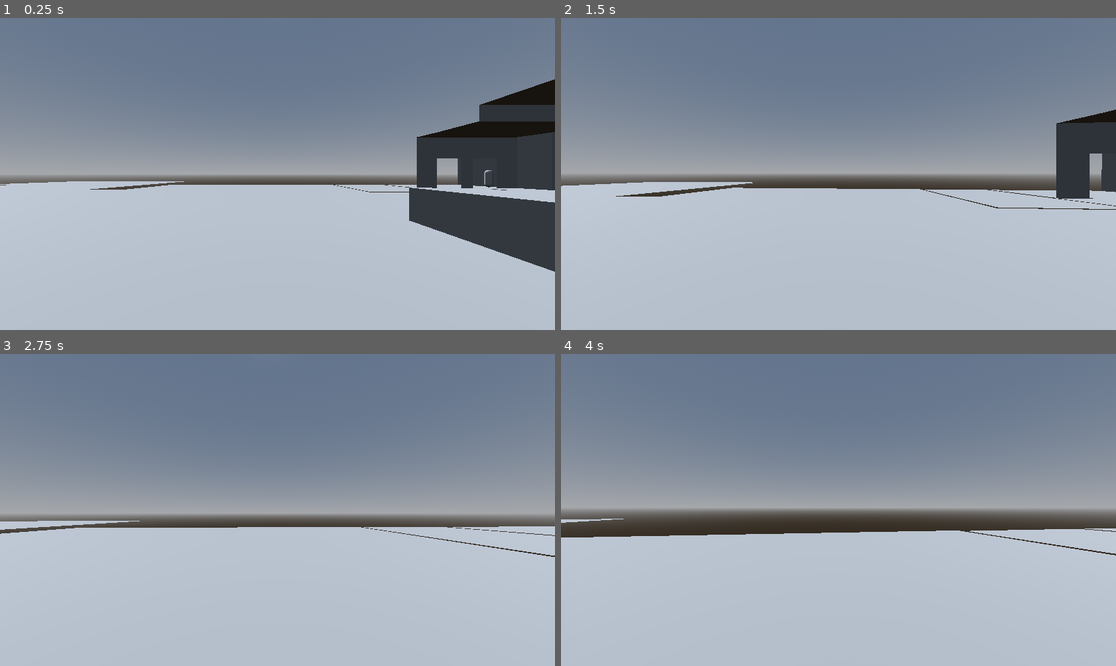
Above: before the commit, frames 1-4 (two rows, left to right).
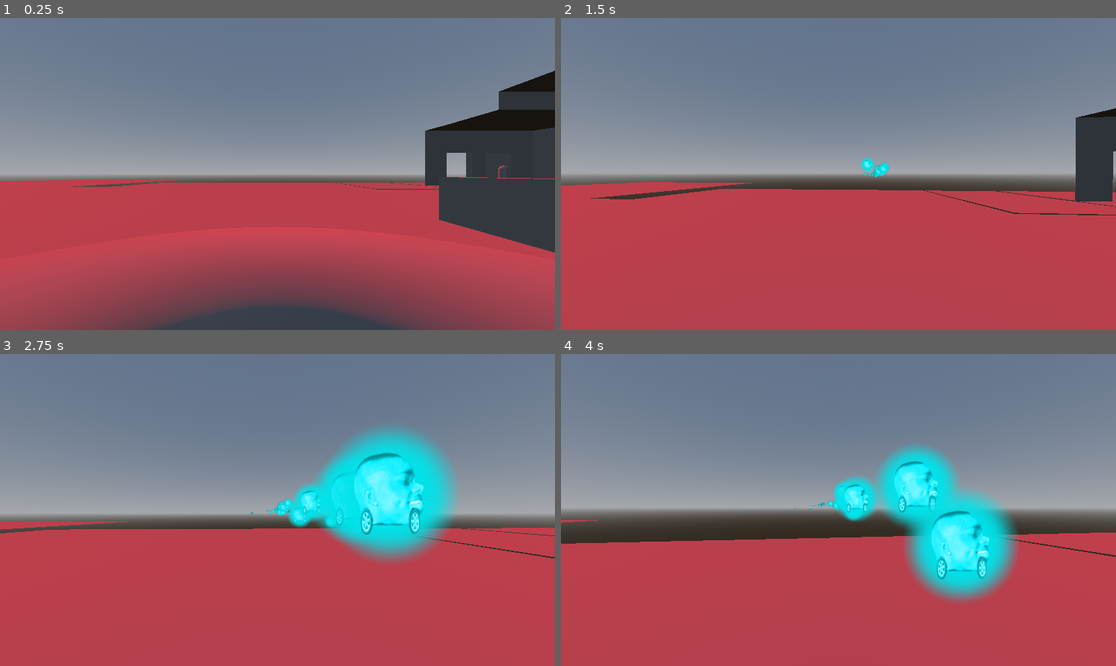
Above: after the commit, the same moments.

Repository: mFieldHouses/phase-two-the-dre-files
Game: Godot game, scene res://scenes/base_scene.tscn
The game is run twice, just before and just after one commit, with the same random seed, the same clock (stepped at 60 frames per second) and the same inputs. The project has no main scene, so this scene is started directly.
Inputs (mouse positions are in pixels of both pictures, inside the frame that each line leads up to):
- Up to frame 1 (0.25 s): no input
- Up to frame 2 (1.5 s): move the mouse to (866, 174) at 0.52 s; press the mouse at (866, 174) at 0.53 s; hold W (forward) from 0.53 s (still down); tap Space (jump) at 0.77 s; move the mouse to (810, 174) at 1.27 s; release the mouse at (810, 174) at 1.28 s; tap Shift (sprint) at 1.35 s
- Up to frame 3 (2.75 s): keep holding W (forward); tap Space (jump) at 1.52 s; click (249, 510) at 1.55 s; move the mouse to (288, 503) at 2.02 s; press the mouse at (288, 503) at 2.03 s
- Up to frame 4 (4 s): keep holding W (forward); move the mouse to (832, 516) at 2.77 s; release the mouse at (832, 516) at 2.78 s; click (832, 516) at 2.85 s; tap Space (jump) at 3.02, 3.77 s; move the mouse to (877, 513) at 3.52 s; press the mouse at (877, 513) at 3.53 s; tap Shift (sprint) at 3.6 s

The runs differ from the first frame. In frame 1, 47% of the frame differs, in the area x 0-100%, y 16-100%; in frame 2, 47%; in frame 3, 52%, in the area x 0-100%, y 24-100%; in frame 4, 48%.

Commit message:
Visual shooting mechanic
- begin shooting mechanic
- autoload with player variabele

Diff:
--- /dev/null
+++ b/autoloads/information.gd
@@ -0,0 +1,2 @@
+extends Node
+var player
--- /dev/null
+++ b/node_3d.gd
@@ -0,0 +1,22 @@
+extends CharacterBody3D
+
+# customizable dingen
+@export var initial_velocity : float
+@export var bullets_spawning_range : float
+# alleen voor schonere code
+var player = information.player
+
+
+# Called when the node enters the scene tree for the first time.
+func _ready() -> void:
+	$Sprite3D.scale = Vector3(1, 1, 1) * randf_range(0.1, 0.5)
+	global_position = player.get_node("Bullet_origin").global_position + Vector3(randf_range(-bullets_spawning_range, bullets_spawning_range), randf_range(-bullets_spawning_range, bullets_spawning_range), randf_range(-bullets_spawning_range, bullets_spawning_range))
+	velocity = -player.camera.global_transform.basis.z * initial_velocity
+	await get_tree().create_timer(3).timeout
+	queue_free()
+# Called every frame. 'delta' is the elapsed time since the previous frame.
+func _process(_delta: float) -> void:
+	move_and_slide()
+
+func _on_area_3d_body_entered(_body: Node3D) -> void:
+	queue_free()
--- a/project.godot
+++ b/project.godot
@@ -13,6 +13,14 @@
 config/name="Phase Two: The Dre Files"
 config/features=PackedStringArray("4.5", "Forward Plus")
 config/icon="res://icon.svg"
+
+[autoload]
+
+information="*res://autoloads/information.gd"
+
+[filesystem]
+
+import/blender/enabled=false
 
 [input]
 
@@ -56,3 +64,15 @@
 "events": [Object(InputEventKey,"resource_local_to_scene":false,"resource_name":"","device":-1,"window_id":0,"alt_press …(195 unchanged characters)…
 ]
 }
+left_mb={
+"deadzone": 0.2,
+"events": [Object(InputEventMouseButton,"resource_local_to_scene":false,"resource_name":"","device":-1,"window_id":0,"alt_pressed":false,"shift_pressed":false,"ctrl_pressed":false,"meta_pressed":false,"button_mask":1,"position":Vector2(65, 21),"global_position":Vector2(74, 69),"factor":1.0,"button_index":1,"canceled":false,"pressed":true,"double_click":false,"script":null)
+]
+}
+
+[layer_names]
+
+3d_render/layer_1="Layer 1"
+3d_physics/layer_1="Environment"
+3d_physics/layer_2="Player"
+3d_physics/layer_3="Positron"
--- a/scenes/base_scene.tscn
+++ b/scenes/base_scene.tscn
@@ -26,10 +26,11 @@
 ambient_light_color = Color(0.98, 0.98, 0.98, 1)
 ambient_light_energy = 0.3
 
+[sub_resource type="TorusMesh" id="TorusMesh_ha2ph"]
+
 [node name="Node3D" type="Node3D"]
 
 [node name="StaticBody3D" type="StaticBody3D" parent="."]
-visible = false
 
 [node name="CollisionShape3D" type="CollisionShape3D" parent="StaticBody3D"]
 transform = Transform3D(1, 0, 0, 0, 1, 0, 0, 0, 1, -4.485733, -2.2123222, -0.921051)
@@ -37,6 +38,7 @@
 
 [node name="CharacterBody3D" type="CharacterBody3D" parent="."]
 transform = Transform3D(1, 0, 0, 0, 1, 0, 0, 0, 1, 28.832565, -0.88464487, -60.73024)
+collision_layer = 2
 script = ExtResource("1_ha2ph")
 
 [node name="Camera3D" type="Camera3D" parent="CharacterBody3D"]
@@ -49,11 +51,16 @@
 [node name="MeshInstance3D" type="MeshInstance3D" parent="CharacterBody3D"]
 mesh = SubResource("CylinderMesh_ha2ph")
 
+[node name="Positronhitray" type="RayCast3D" parent="CharacterBody3D"]
+
+[node name="Bullet_origin" type="Node3D" parent="CharacterBody3D"]
+transform = Transform3D(1, 0, 0, 0, 1, 0, 0, 0, 1, 0.74044037, 0.4095192, 1.4810371)
+
 [node name="main" parent="." instance=ExtResource("2_ha2ph")]
 transform = Transform3D(1, 0, 0, 0, 1, 0, 0, 0, 1, 53.122135, -2.3922424, -56.268677)
 
 [node name="Sprite3D" type="Sprite3D" parent="."]
-transform = Transform3D(0.02792158, 0, -0.9996101, 0, 1, 0, 0.9996101, 0, 0.02792158, 7.595952, 6.1620474, 1.0389555)
+transform = Transform3D(0.9999905, 0, 0.0043632835, 0, 1, 0, -0.0043632835, 0, 0.9999905, 70.280365, -1.7282529, -87.60371)
 texture = ExtResource("1_gf1bn")
 
 [node name="WorldEnvironment" type="WorldEnvironment" parent="."]
@@ -61,4 +68,12 @@
 
 [node name="DirectionalLight3D" type="DirectionalLight3D" parent="."]
 transform = Transform3D(1, 0, 0, 0, -0.61662376, 0.78725797, 0, -0.78725797, -0.61662376, 1389.6986, -1123.687, -3.8146973e-06)
+light_color = Color(1, 0, 0, 1)
 shadow_enabled = true
+
+[node name="Spawnpoint_player" type="Node3D" parent="."]
+unique_name_in_owner = true
+transform = Transform3D(1, 0, 0, 0, 1, 0, 0, 0, 1, 29.107998, -1.7037811, -62.32757)
+
+[node name="MeshInstance3D" type="MeshInstance3D" parent="Spawnpoint_player"]
+mesh = SubResource("TorusMesh_ha2ph")
--- a/scenes/character_body_3d.gd
+++ b/scenes/character_body_3d.gd
@@ -21,11 +21,19 @@
 var previous_camera_rotation_x : float = 0
 var previous_camera_rotation_y : float = 0
 
+
+
+
+
+
+
+var shoot_timeout := 0
 @onready var camera : Camera3D = $Camera3D
 
 func _ready():
 	DisplayServer.mouse_set_mode(DisplayServer.MOUSE_MODE_CAPTURED)
-
+	information.player = self
+	global_position = %Spawnpoint_player.global_position
 func _physics_process(delta: float) -> void:
 	# Add the gravity.
 	if not is_on_floor():
@@ -50,7 +58,23 @@
 
 	previous_camera_rotation_x = camera.rotation.x
 	previous_camera_rotation_y = rotation.y
+
+	# shooting mechanic
+	if Input.is_action_pressed("left_mb"):
+		if shoot_timeout <= 0:
+			shoot_timeout = 0.05
+			var positron_projectile = load("res://scenes/positron.tscn").instantiate()
+			positron_projectile.position = position
+			get_parent().add_child(positron_projectile)
+		else:
+			shoot_timeout -= delta
+
+		# ik heb zoveel mogelijk code in de positron zelf gezet zodat het gemakkelijker te vinden en aan te passen is
+
 	move_and_slide()
+
+
+
 func _input(event):
 	if event is InputEventMouseMotion:
 		desired_camera_rotation_x += event.relative.y / -2000*PI
--- /dev/null
+++ b/scenes/positron.tscn
@@ -0,0 +1,25 @@
+[gd_scene load_steps=4 format=3 uid="uid://b6bprmwyrhpg0"]
+
+[ext_resource type="Script" uid="uid://bk5r4hynskv2u" path="res://node_3d.gd" id="1_uk47x"]
+[ext_resource type="Texture2D" uid="uid://df1f0fpqf6f6a" path="res://assets/positron.png" id="2_6cq4x"]
+
+[sub_resource type="BoxShape3D" id="BoxShape3D_6cq4x"]
+
+[node name="Node3D" type="CharacterBody3D"]
+collision_layer = 4
+script = ExtResource("1_uk47x")
+initial_velocity = 100.0
+bullets_spawning_range = 0.5
+
+[node name="Area3D" type="Area3D" parent="."]
+
+[node name="CollisionShape3D" type="CollisionShape3D" parent="Area3D"]
+shape = SubResource("BoxShape3D_6cq4x")
+debug_color = Color(0.9371259, 0.2505331, 0, 1)
+
+[node name="Sprite3D" type="Sprite3D" parent="."]
+billboard = 1
+double_sided = false
+texture = ExtResource("2_6cq4x")
+
+[connection signal="body_entered" from="Area3D" to="." method="_on_area_3d_body_entered"]
Binary file added: assets/positron.png
Not shown, added: assets/positron.png.import
Not shown, added: autoloads/information.gd.uid
Not shown, added: node_3d.gd.uid
Not shown: 1 places in scenes/base_scene.tscn that only renumber resources
Not shown, added: assets/positron.png.kra
Not shown, added: scenes/positron.tscn1808495788.tmp
